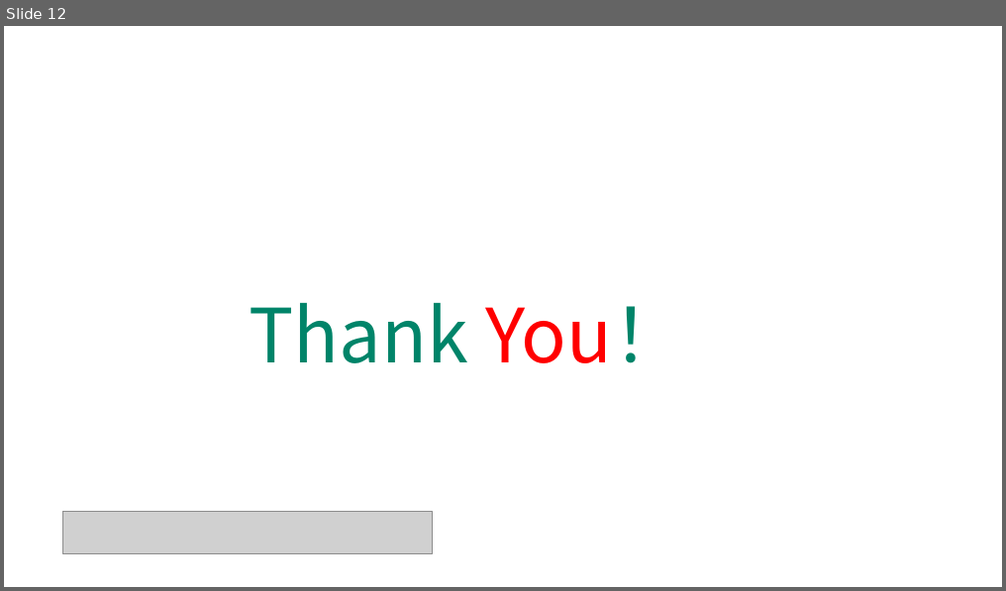
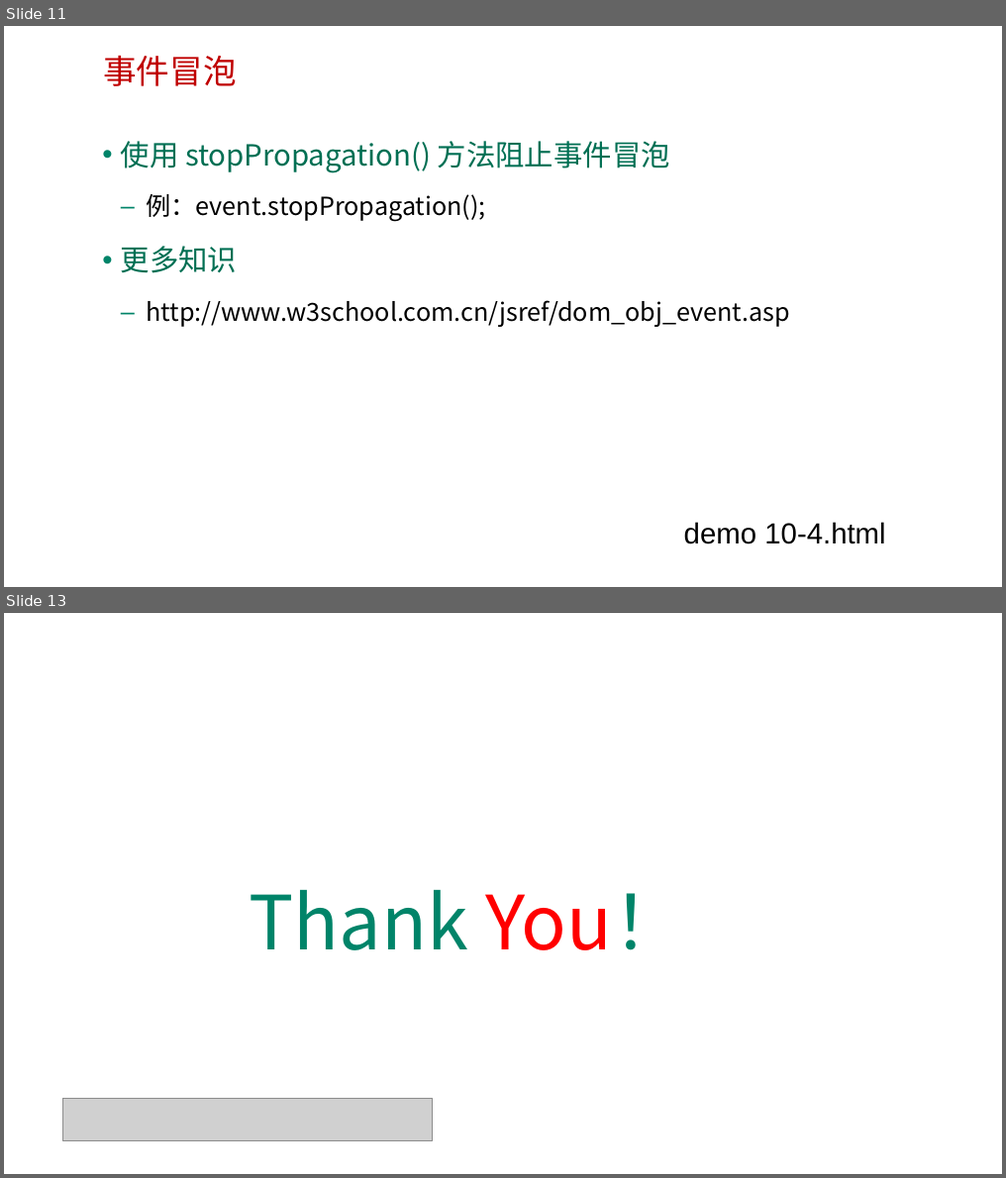
Before and after one commit to edu2act/course-web2, a slide deck: materials/slides/第十章 事件对象.pptx. Shown one above the other, each under a label of ours: slide 12 before the commit, slides 11 and 13 after it; the slides between them are not shown. The pictures are 1006x591 and 1006x1178 pixels, drawn with LibreOffice and Linux fonts; fonts in the diff are those of the drawing; grey boxes stand for pictures; background and template pictures are left out. Boxes give left, top, right and bottom in pixels: in the first picture for what was removed or moved away, otherwise in the second. Text is boxed around its words. In the diff, an @@ line names an element or a change of style, - is before the commit and + after.

```diff
--- a/materials/slides/第十章 事件对象.pptx
+++ b/materials/slides/第十章 事件对象.pptx
@@ slide 11 added at (4, 26, 1002, 587), background picture (left out) @@
@@ text added at (103, 55, 236, 86), 32 pt, text #C00000 @@
+事件冒泡
@@ text added at (121, 141, 790, 327), 24 pt, text #000000 @@
+• 使用 stopPropagation() 方法阻止事件冒泡
+  – 例：event.stopPropagation();
+  • 更多知识
+  – http://www.w3school.com.cn/jsref/dom_obj_event.asp
@@ text added at (684, 522, 885, 545), 28 pt, text #000000 @@
+demo 10-4.html
@@ what was slide 12 is now slide 13 @@
```
Also in this commit, not shown: 7 slides changed.
